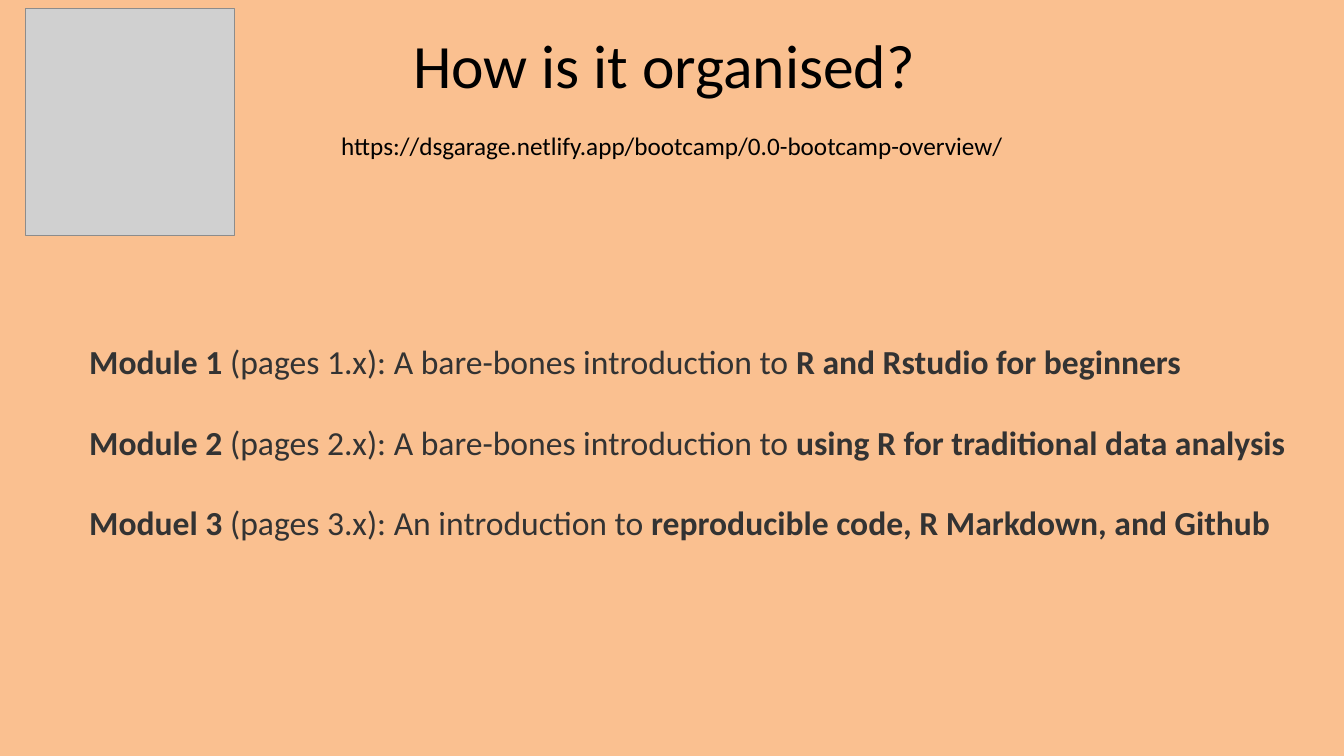
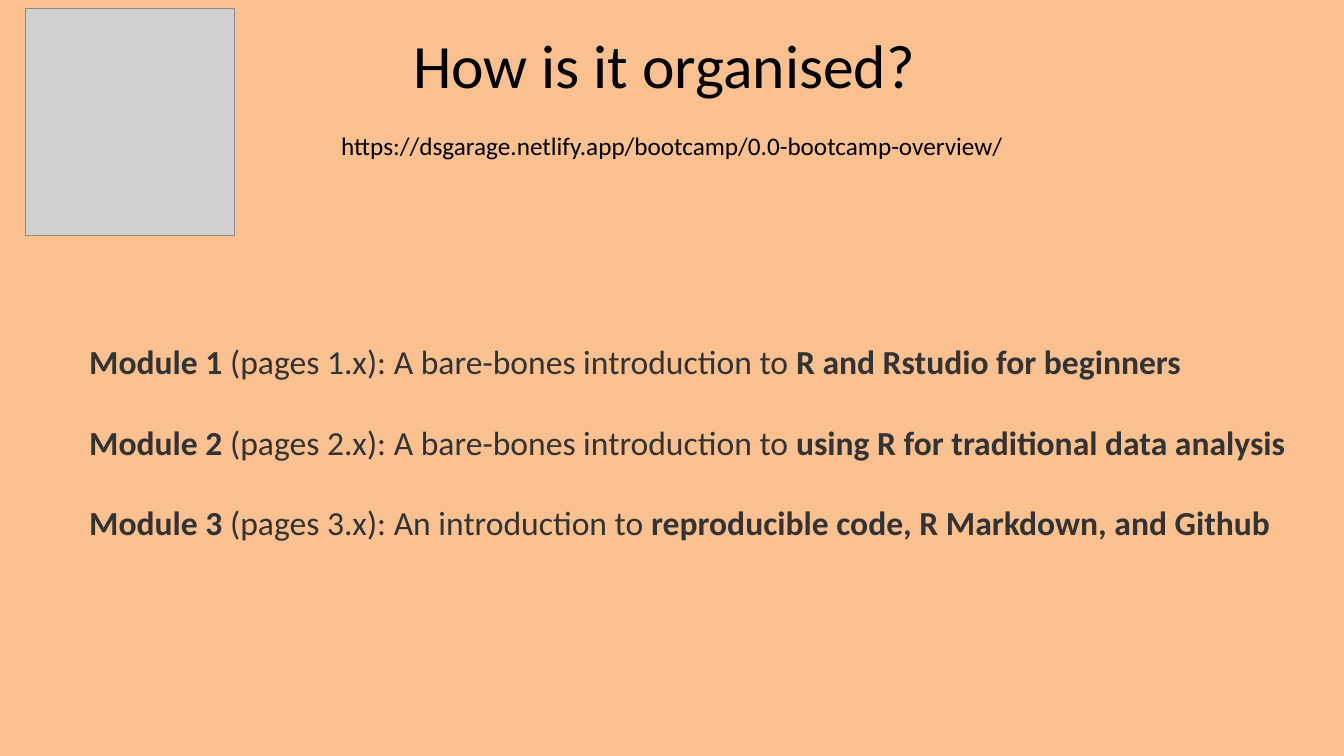
Before and after one commit to ha-data-science/ha-data-science.github.io, a slide deck: slide 10 of pages/harug-files/2021-07-07/2021-07-07-Bootcamp-launch.pptx. Drawn at 1344x756 pixels with LibreOffice and Linux fonts; fonts in the diff are those of the drawing; grey boxes stand for pictures. Boxes give left, top, right and bottom in pixels: in the first picture for what was removed or moved away, otherwise in the second. Text is boxed around its words. In the diff, an @@ line names an element or a change of style, - is before the commit and + after.

```diff
--- a/pages/harug-files/2021-07-07/2021-07-07-Bootcamp-launch.pptx
+++ b/pages/harug-files/2021-07-07/2021-07-07-Bootcamp-launch.pptx
@@ text at (x1=89, y1=510, x2=1270, y2=541): text changed @@
-Moduel 3 (pages 3.x): An introduction to reproducible code, R Markdown, and Github
+Module 3 (pages 3.x): An introduction to reproducible code, R Markdown, and Github
```
Also in this commit, not shown: 1 other slide changed, 15 other files.
